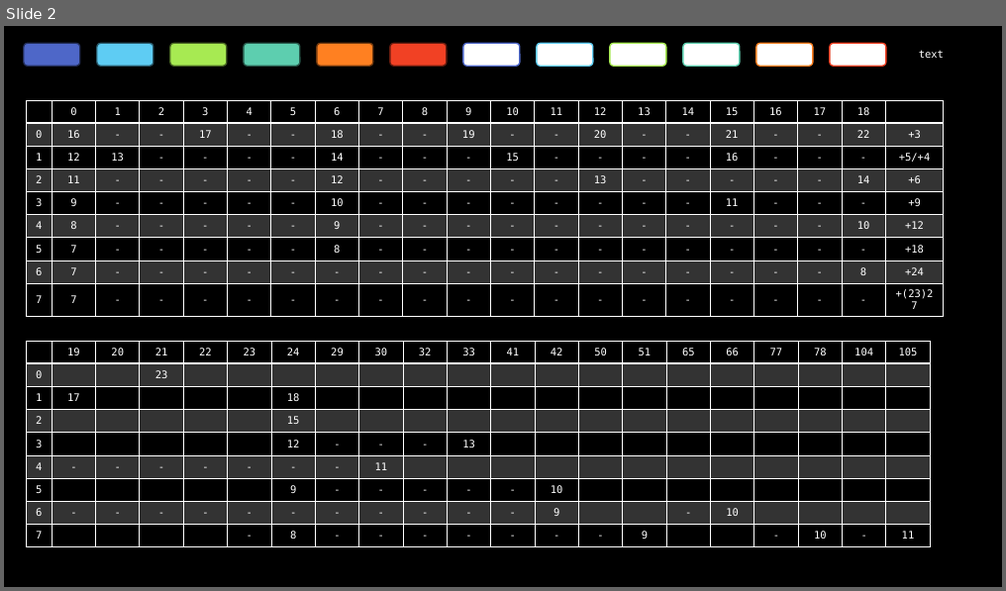
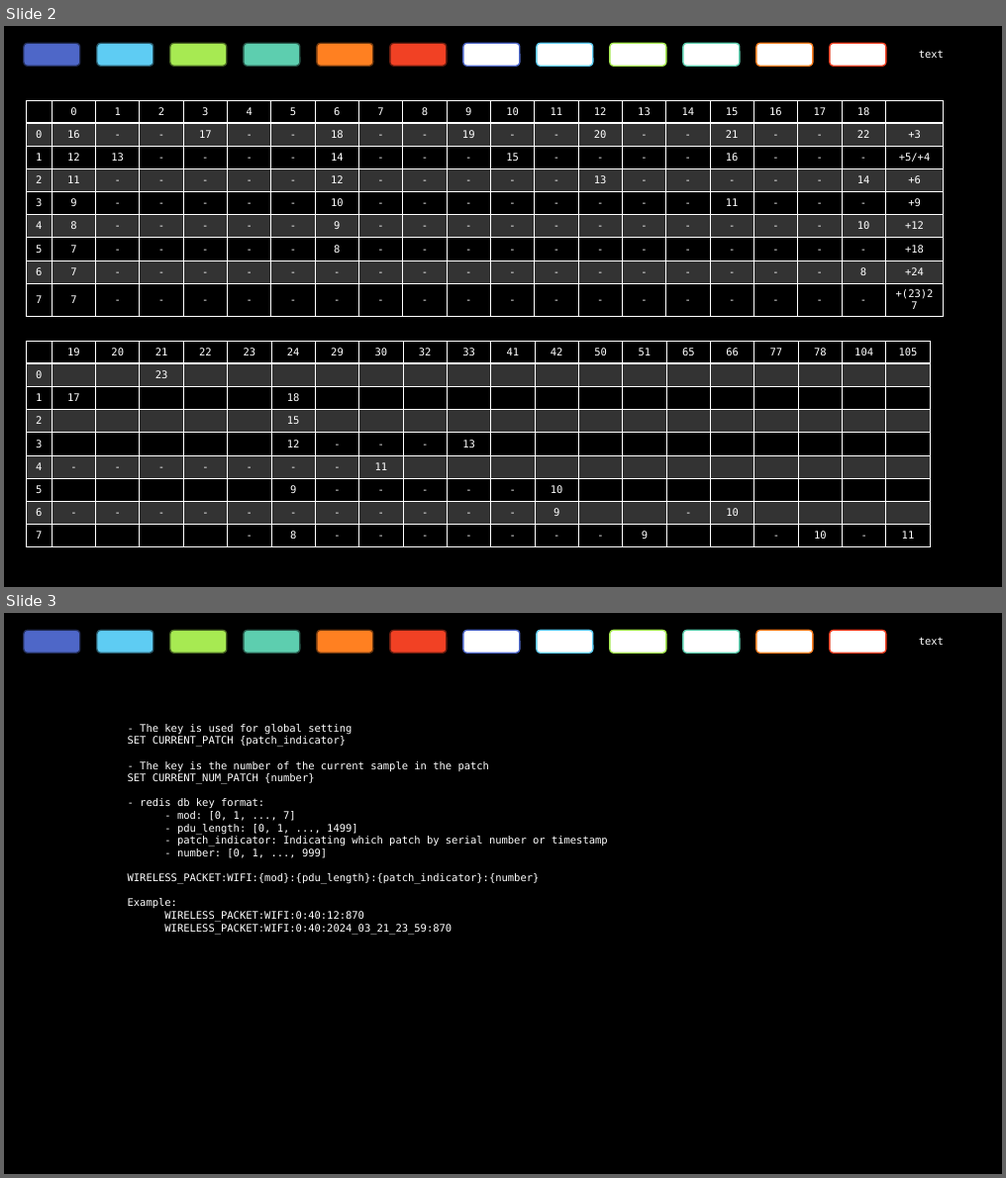
Before and after one commit to chun-chih-lin/wireless_transformer, a slide deck: NOTES.pptx. Shown one above the other, each under a label of ours: slide 2 before the commit, slides 2 and 3 after it. The pictures are 1006x591 and 1006x1178 pixels, drawn with LibreOffice and Linux fonts; fonts in the diff are those of the drawing; background and template pictures are left out. Boxes give left, top, right and bottom in pixels: in the first picture for what was removed or moved away, otherwise in the second. Text is boxed around its words. In the diff, an @@ line names an element or a change of style, - is before the commit and + after.

```diff
--- a/NOTES.pptx
+++ b/NOTES.pptx
@@ slide 3 added at <box>4,613,1002,1174</box>, background picture (left out) @@
@@ rounded rectangle added at <box>24,630,79,653</box>, fill #4E67C8, outline #222D58 1.25 pt @@
@@ rounded rectangle added at <box>97,630,152,653</box>, fill #5ECCF3, outline #29596B 1.25 pt @@
@@ rounded rectangle added at <box>170,630,227,653</box>, fill #A7EA52, outline #496724 1.25 pt @@
@@ rounded rectangle added at <box>244,630,300,653</box>, fill #5DCEAF, outline #295A4D 1.25 pt @@
@@ rounded rectangle added at <box>317,630,373,653</box>, fill #FF8021, outline #70380E 1.25 pt @@
@@ rounded rectangle added at <box>390,630,447,653</box>, fill #F14124, outline #6A1C10 1.25 pt @@
@@ rounded rectangle added at <box>463,630,520,653</box>, fill #FFFFFF, outline #4E67C8 1.25 pt @@
@@ rounded rectangle added at <box>537,630,592,653</box>, fill #FFFFFF, outline #5ECCF3 1.25 pt @@
@@ rounded rectangle added at <box>610,630,665,653</box>, fill #FFFFFF, outline #A7EA52 1.25 pt @@
@@ rounded rectangle added at <box>683,630,740,653</box>, fill #FFFFFF, outline #5DCEAF 1.25 pt @@
@@ rounded rectangle added at <box>756,630,813,653</box>, fill #FFFFFF, outline #FF8021 1.25 pt @@
@@ rounded rectangle added at <box>830,630,886,653</box>, fill #FFFFFF, outline #F14124 1.25 pt @@
@@ text added at <box>919,637,944,645</box>, 10 pt, text #FFFFFF @@
+text
@@ text added at <box>128,724,608,932</box>, 10 pt, text #FFFFFF @@
+- The key is used for global setting
+SET CURRENT_PATCH {patch_indicator}
+- The key is the number of the current sample in the patch
+SET CURRENT_NUM_PATCH {number}
+- redis db key format:
+- mod: [0, 1, ..., 7]
+- pdu_length: [0, 1, ..., 1499]
+- patch_indicator: Indicating which patch by serial number or timestamp
+- number: [0, 1, ..., 999]
+WIRELESS_PACKET:WIFI:{mod}:{pdu_length}:{patch_indicator}:{number}
+Example:
+WIRELESS_PACKET:WIFI:0:40:12:870
+WIRELESS_PACKET:WIFI:0:40:2024_03_21_23_59:870
```
Also in this commit, not shown: 1 slide removed, 1 other file.
